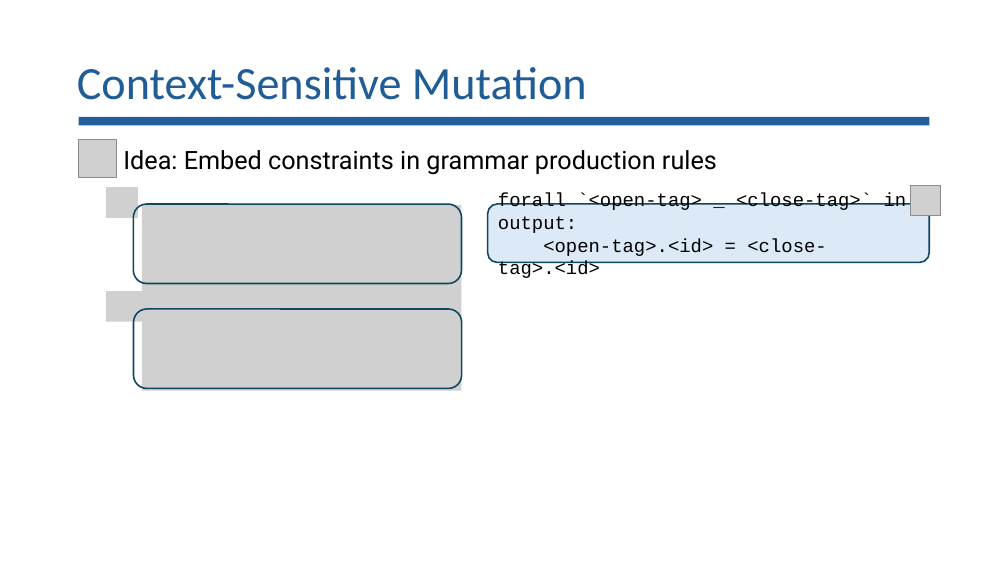
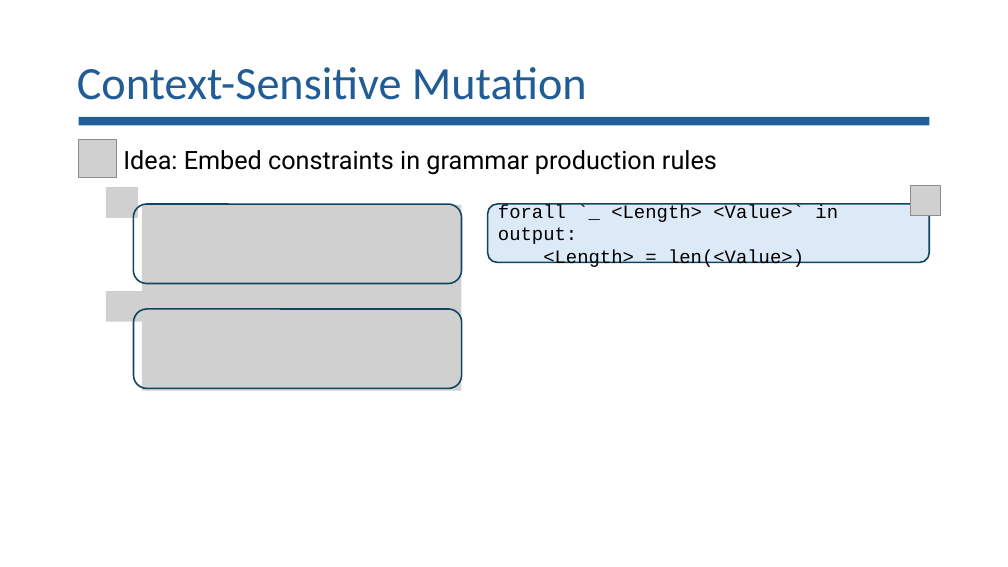
Before and after one commit to lorchrob/goblin_slides, a slide deck: slide 14 of goblin_slides.pptx. Drawn at 1008x567 pixels with LibreOffice and Linux fonts; fonts in the diff are those of the drawing; grey boxes stand for pictures. Boxes give left, top, right and bottom in pixels: in the first picture for what was removed or moved away, otherwise in the second. Text is boxed around its words. In the diff, an @@ line names an element or a change of style, - is before the commit and + after.

```diff
--- a/goblin_slides.pptx
+++ b/goblin_slides.pptx
@@ text in rounded rectangle at (498,204,838,267): text changed @@
-forall `<open-tag> _ <close-tag>` in output:
-<open-tag>.<id> = <close-tag>.<id>
+forall `_ <Length> <Value>` in output:
+<Length> = len(<Value>)
```
Also in this commit, not shown: 8 other slides changed.
